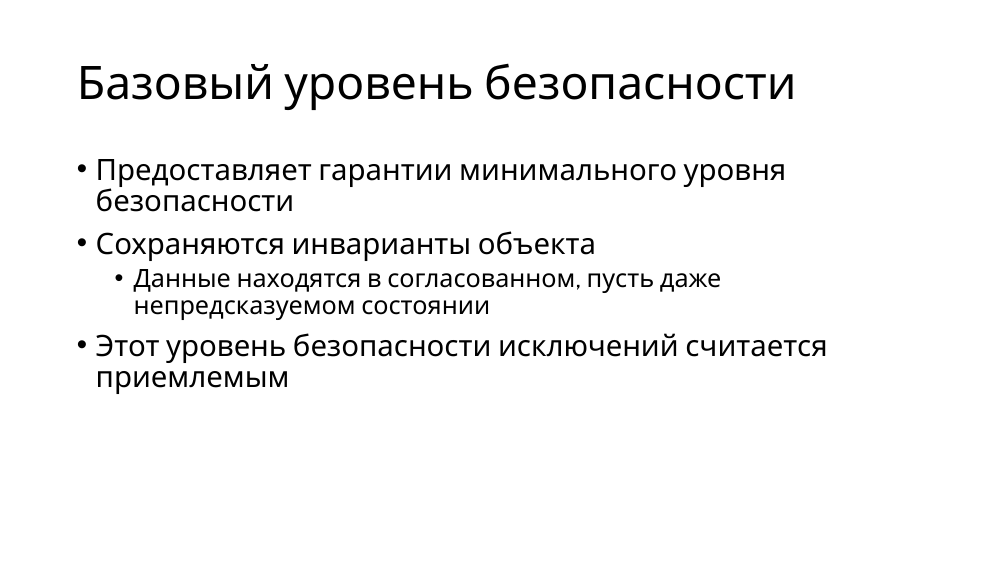
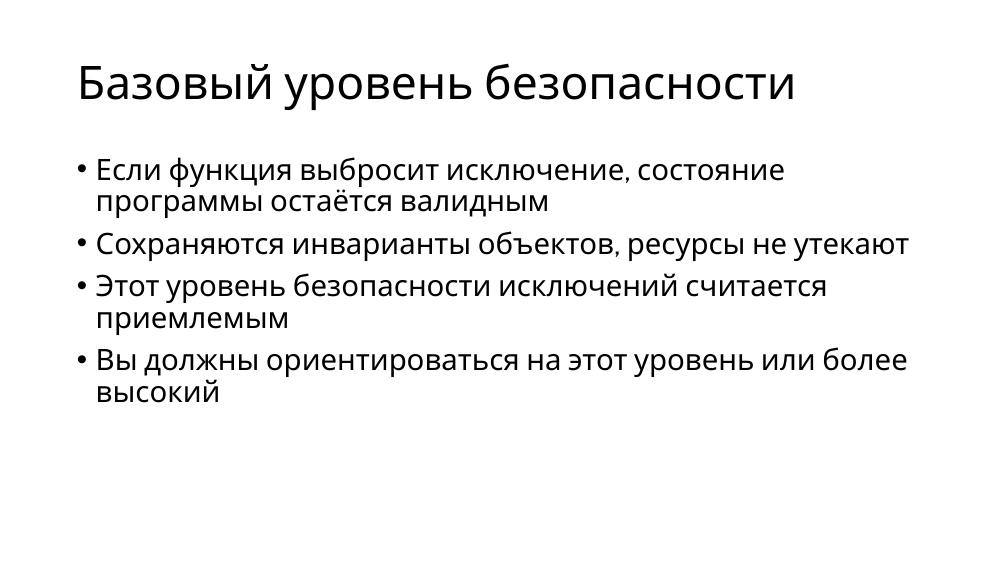
Before and after one commit to alexey-malov/oop, a slide deck: slide 43 of lectures/05/Обработка ошибок и исключительных ситуаций.pptx (slide 30 before the commit). Drawn at 1008x567 pixels with LibreOffice and Linux fonts; fonts in the diff are those of the drawing. Boxes give left, top, right and bottom in pixels: in the first picture for what was removed or moved away, otherwise in the second. Text is boxed around its words. In the diff, an @@ line names an element or a change of style, - is before the commit and + after.

```diff
--- a/lectures/05/Обработка ошибок и исключительных ситуаций.pptx
+++ b/lectures/05/Обработка ошибок и исключительных ситуаций.pptx
@@ text at [96,157,909,261]: text changed @@
-• Предоставляет гарантии минимального уровня безопасности
-• Сохраняются инварианты объекта
-  • Данные находятся в согласованном, пусть даже непредсказуемом состоянии
+• Если функция выбросит исключение, состояние программы остаётся валидным
+• Сохраняются инварианты объектов, ресурсы не утекают
@@ text at [96,347,907,403]: paragraph added @@
+• Вы должны ориентироваться на этот уровень или более высокий
```
Also in this commit, not shown: 12 other slides changed, 14 slides added, 1 slide removed, 2 other files.
